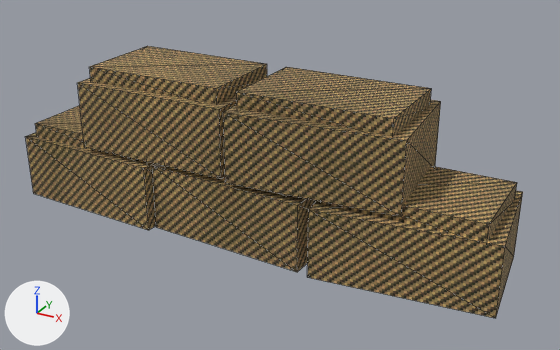
What one commit did to the glTF model art/models/prop_sandbags.glb.
One viewpoint serves both versions: a 50 mm lens placed at (1.176, -1.966, 1.217), pointed at (0.095, -0.001, 0.235). Every picture has the same lights, and +X, +Y and +Z are marked at lower left. The picture after the commit comes second. Mesh edges are drawn as thin lines. Where no turn or scale is listed for an object, it has been applied to the vertices. Vertices at exactly the same position are counted once.

Objects in the first picture: 'prop_sandbags_mesh'.
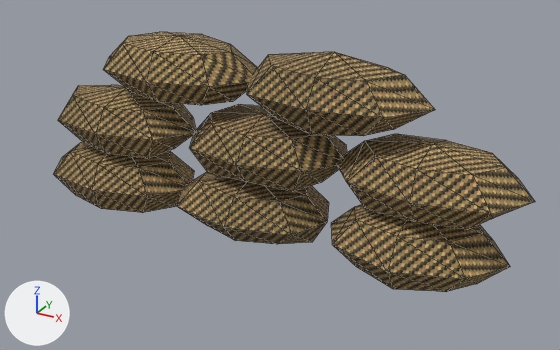
Where the change shows, as pixel boxes (x1, y1, x2, y2) in the pictures (560 x 350 px):
'prop_sandbags_mesh', reshaped: before (25, 46, 523, 318); after (54, 32, 535, 292)
part 1 of me_part_009, rebuilt: before (25, 133, 156, 230); after (54, 142, 194, 213)
part 2 of me_part_009, rebuilt: before (307, 191, 523, 318); after (331, 204, 510, 292)
part 3 of me_part_009, rebuilt: before (321, 166, 517, 241); after (337, 134, 535, 230)
part 4 of me_part_009, rebuilt: before (152, 164, 317, 272); after (177, 172, 329, 244)
part 5 of me_part_009, rebuilt (mostly hidden before): before (165, 166, 299, 198); after (190, 104, 347, 192)
part 6 of me_part_009, added (brown): after (58, 85, 196, 159)
part 7 of me_part_009, added (brown): after (104, 32, 257, 105)
part 8 of me_part_009, added (brown): after (247, 52, 435, 136)
part 9 of me_part_009, deleted (brown): before (35, 46, 441, 217)

Edits to the bpy script that builds the scene:
```text
Change me_part_009:
    used by ob_prop_sandbags_mesh; location = (0.0, 0.0, 0.0)
    remove me_part_009.from_pydata(...)  # 80 vertices, 120 faces; spans x -0.83..0.84, y -0.21..0.21, z 0.03..0.54
    add me_part_009.from_pydata(...)  # 208 vertices, 384 faces; spans x -0.84..0.87, y -0.19..0.19, z -0.01..0.65
    me_part_009 part 1: the loose piece of 8 vertices spanning x -0.83..-0.27, y -0.19..0.19, z 0.03..0.25 is rebuilt with 26 vertices and now spans x -0.84..-0.25, y -0.17..0.18, z 0.0..0.23
    me_part_009 part 2: the loose piece of 8 vertices spanning x 0.26..0.84, y -0.21..0.21, z 0.03..0.25 is rebuilt with 26 vertices and now spans x 0.28..0.83, y -0.19..0.17, z -0.01..0.23
    me_part_009 part 3: the loose piece of 8 vertices spanning x 0.31..0.79, y -0.15..0.15, z 0.24..0.3 is rebuilt with 26 vertices and now spans x 0.28..0.87, y -0.17..0.17, z 0.22..0.43
    me_part_009 part 4: the loose piece of 8 vertices spanning x -0.28..0.28, y -0.19..0.19, z 0.03..0.25 is rebuilt with 26 vertices and now spans x -0.29..0.26, y -0.19..0.19, z 0.0..0.22
    me_part_009 part 5: the loose piece of 8 vertices spanning x -0.24..0.24, y -0.15..0.15, z 0.24..0.3 is rebuilt with 26 vertices and now spans x -0.23..0.32, y -0.17..0.17, z 0.21..0.43
    me_part_009 part 6: a new loose piece of 26 vertices spanning x -0.76..-0.22, y -0.17..0.18, z 0.21..0.43, in mat_m_burlap (picture img_burlap_albedo)
    me_part_009 part 7: a new loose piece of 26 vertices spanning x -0.56..0.02, y -0.18..0.18, z 0.42..0.64, in mat_m_burlap (picture img_burlap_albedo)
    me_part_009 part 8: a new loose piece of 26 vertices spanning x -0.02..0.58, y -0.17..0.19, z 0.41..0.65, in mat_m_burlap (picture img_burlap_albedo)
    me_part_009 part 9
    40 vertices are removed from x -0.79..0.56, y -0.2..0.2, z 0.24..0.54
    60 faces are deleted
```
